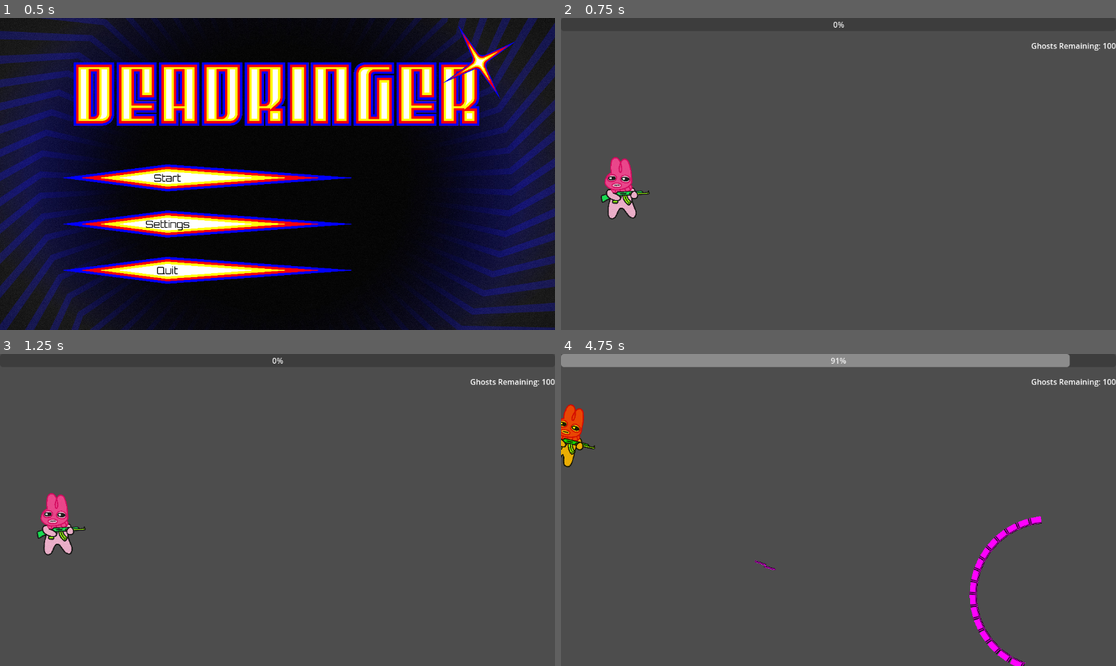
Above: before the commit, frames 1-4 (two rows, left to right).
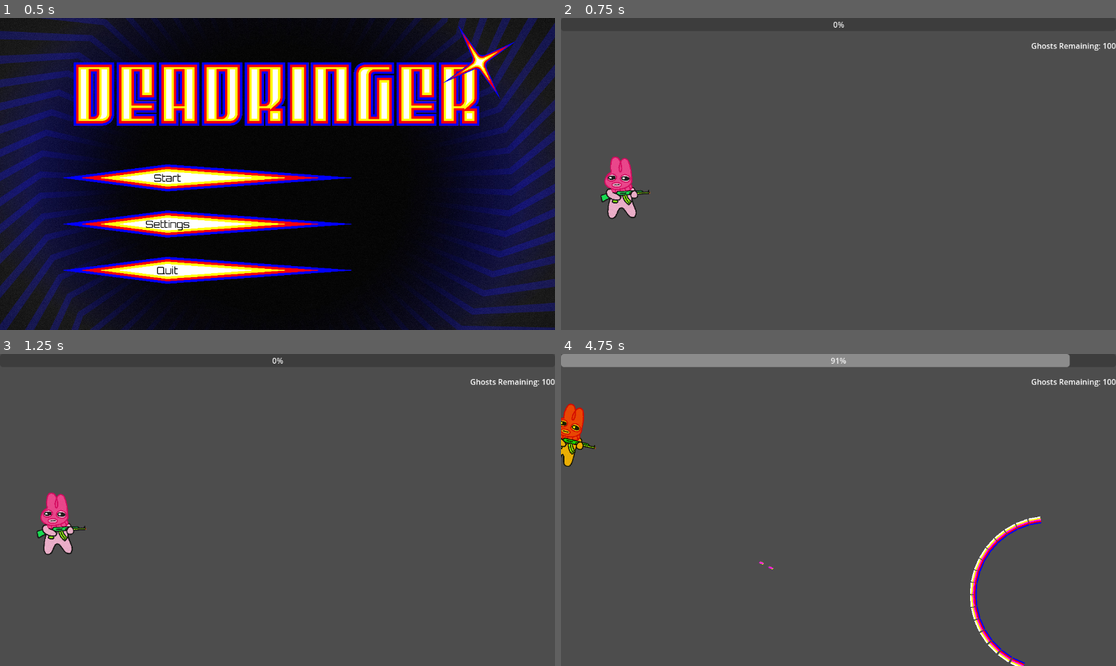
Above: after the commit, the same moments.

Repository: NovaTome/ntgamejam2025
Game: Godot game, scene res://Scenes/root.tscn
Same seed, same stepped clock (60 frames per second), same inputs: the game is played once before the commit and once after it. The engine's default icon, where the game draws it, is replaced by a stand-in: a white triangle on a blue panel in a dark square.
Inputs (mouse positions are in pixels of both pictures, inside the frame that each line leads up to):
- Up to frame 1 (0.5 s): no input
- Up to frame 2 (0.75 s): click "Start" at 0.5 s
- Up to frame 3 (1.25 s): no input
- Up to frame 4 (4.75 s): tap Enter at 1.25 s; move the mouse to (960, 494) at 1.27 s; hold D (right) 1.28-2.03 s; tap Space (fire) at 1.35, 3.5, 3.6 s; click (960, 494) at 1.42 s; move the mouse to (727, 525) at 2.02 s; hold S (down) 2.03-2.78 s; tap R (ring) at 2.1 s; move the mouse to (894, 441) at 2.77 s; hold D (right) 2.78-3.53 s; hold X (spawn) 2.78-3.53 s; move the mouse to (810, 572) at 3.52 s; hold W (up) 3.53-4.28 s; click (810, 572) at 3.67 s; move the mouse to (1005, 556) at 4.27 s; hold A (left) from 4.28 s (still down); hold R (ring) from 4.28 s (still down)

Frame 1 is identical in both runs. In frame 2, 0.3% of the frame differs, in the area x 7-17%, y 44-65%; in frame 3, 0.3%; in frame 4, 1.0%, in the area x 0-87%, y 15-100%.

Commit message:
Implement textures

Diff:
--- /dev/null
+++ b/Assets/Player/ghost.tres
@@ -0,0 +1,34 @@
+[gd_resource type="SpriteFrames" load_steps=5 format=3 uid="uid://xccyeoay8wel"]
+
+[ext_resource type="Texture2D" uid="uid://7mcbfvs0ljrx" path="res://Assets/Player/ghost_1.png" id="1_bctpq"]
+[ext_resource type="Texture2D" uid="uid://o6y0revspa7y" path="res://Assets/Player/ghost_2.png" id="2_ti5jv"]
+[ext_resource type="Texture2D" uid="uid://bckr0jajykrmo" path="res://Assets/Player/ghost_3.png" id="3_3w8d6"]
+[ext_resource type="Texture2D" uid="uid://bcnucovuha5he" path="res://Assets/Player/ghost_4.png" id="4_rppjl"]
+
+[resource]
+animations = [{
+"frames": [{
+"duration": 1.0,
+"texture": ExtResource("1_bctpq")
+}],
+"loop": true,
+"name": &"default",
+"speed": 5.0
+}, {
+"frames": [{
+"duration": 1.0,
+"texture": ExtResource("1_bctpq")
+}, {
+"duration": 1.0,
+"texture": ExtResource("2_ti5jv")
+}, {
+"duration": 1.0,
+"texture": ExtResource("3_3w8d6")
+}, {
+"duration": 1.0,
+"texture": ExtResource("4_rppjl")
+}],
+"loop": true,
+"name": &"walk",
+"speed": 10.0
+}]
--- a/Assets/Player/player.tres
+++ b/Assets/Player/player.tres
@@ -1,9 +1,9 @@
 [gd_resource type="SpriteFrames" load_steps=5 format=3 uid="uid://c872k3nc7g11i"]
 
-[ext_resource type="Texture2D" uid="uid://b232ubteuey8b" path="res://Assets/Player/player_1.webp" id="1_1j7io"]
-[ext_resource type="Texture2D" uid="uid://cvxv6v55sn7nu" path="res://Assets/Player/player_2.webp" id="2_7ca2a"]
-[ext_resource type="Texture2D" uid="uid://dk1x7drvsvref" path="res://Assets/Player/player_3.webp" id="3_nmsjy"]
-[ext_resource type="Texture2D" uid="uid://m2cgp284o1fo" path="res://Assets/Player/player_4.webp" id="4_mmeju"]
+[ext_resource type="Texture2D" uid="uid://bo3ijn066enh7" path="res://Assets/Player/player_1.png" id="1_1j7io"]
+[ext_resource type="Texture2D" uid="uid://dvnlpc7i0mhuh" path="res://Assets/Player/player_2.png" id="2_7ca2a"]
+[ext_resource type="Texture2D" uid="uid://cpd7wiy80125" path="res://Assets/Player/player_3.png" id="3_nmsjy"]
+[ext_resource type="Texture2D" uid="uid://dldexapndtblj" path="res://Assets/Player/player_4.png" id="4_mmeju"]
 
 [resource]
 animations = [{
--- a/Scenes/Entities/Enemies/boss_crystal.tscn
+++ b/Scenes/Entities/Enemies/boss_crystal.tscn
@@ -1,18 +1,17 @@
 [gd_scene load_steps=4 format=3 uid="uid://dvlcs37t47aqg"]
 
 [ext_resource type="Script" uid="uid://cnkvqnk8ihbg8" path="res://Scripts/Entities/Enemies/boss_crystal.gd" id="1_0ple7"]
-
-[sub_resource type="PlaceholderTexture2D" id="PlaceholderTexture2D_12m4r"]
-size = Vector2(50, 50)
+[ext_resource type="Texture2D" uid="uid://b8jos07am25x2" path="res://Assets/boss_crystal.png" id="2_12m4r"]
 
 [sub_resource type="RectangleShape2D" id="RectangleShape2D_jw1k5"]
-size = Vector2(50, 50)
+size = Vector2(50, 120)
 
 [node name="BossCrystal" type="StaticBody2D"]
 script = ExtResource("1_0ple7")
 
 [node name="Sprite2D" type="Sprite2D" parent="."]
-texture = SubResource("PlaceholderTexture2D_12m4r")
+scale = Vector2(0.112963, 0.112963)
+texture = ExtResource("2_12m4r")
 
 [node name="CollisionShape2D" type="CollisionShape2D" parent="."]
 shape = SubResource("RectangleShape2D_jw1k5")
--- /dev/null
+++ b/Scenes/Entities/Projectiles/player_projectile.tscn
@@ -0,0 +1,15 @@
+[gd_scene load_steps=3 format=3 uid="uid://708eks8vanh"]
+
+[ext_resource type="PackedScene" uid="uid://b3ifmidv1nnnd" path="res://Scenes/Entities/projectile.tscn" id="1_qx7xc"]
+[ext_resource type="Texture2D" uid="uid://cbtglpxb0kn4j" path="res://Assets/Projectile/PlayerBullet-01.png" id="2_2dlm4"]
+
+[node name="Projectile" instance=ExtResource("1_qx7xc")]
+type = 3
+
+[node name="Sprite2D" parent="." index="0"]
+scale = Vector2(0.01, 0.01)
+texture = ExtResource("2_2dlm4")
+
+[node name="VisibleOnScreenNotifier2D" parent="." index="2"]
+position = Vector2(-2.38419e-07, 4.76837e-07)
+scale = Vector2(0.6, 0.2)
--- a/Scenes/Entities/ghost.tscn
+++ b/Scenes/Entities/ghost.tscn
@@ -1,7 +1,7 @@
 [gd_scene load_steps=7 format=3 uid="uid://bqvhoyc8hm3u0"]
 
 [ext_resource type="Script" uid="uid://dxiilpwi3l5r5" path="res://Scripts/Entities/ghost.gd" id="1_e3r4w"]
-[ext_resource type="SpriteFrames" uid="uid://c872k3nc7g11i" path="res://Assets/Player/player.tres" id="2_tepbg"]
+[ext_resource type="SpriteFrames" uid="uid://xccyeoay8wel" path="res://Assets/Player/ghost.tres" id="2_tepbg"]
 [ext_resource type="PackedScene" uid="uid://btvl2e15nmict" path="res://Scenes/Entities/command_node.tscn" id="3_nm3md"]
 [ext_resource type="PackedScene" uid="uid://dxtlhaoalm7os" path="res://Scenes/Entities/Attacks/bullet_source.tscn" id="4_aqrip"]
 [ext_resource type="PackedScene" uid="uid://b3ifmidv1nnnd" path="res://Scenes/Entities/projectile.tscn" id="5_tepbg"]
@@ -15,7 +15,7 @@
 script = ExtResource("1_e3r4w")
 
 [node name="Sprite2D" type="AnimatedSprite2D" parent="."]
-scale = Vector2(0.104, 0.104)
+scale = Vector2(0.0698046, 0.0698046)
 sprite_frames = ExtResource("2_tepbg")
 
 [node name="CollisionShape2D" type="CollisionShape2D" parent="."]
@@ -33,7 +33,7 @@
 autostart = true
 
 [node name="BulletSource" parent="." instance=ExtResource("4_aqrip")]
-position = Vector2(50, 14)
+position = Vector2(52, 14)
 projectile = ExtResource("5_tepbg")
 projectile_type = 4
 
--- a/Scenes/Entities/player.tscn
+++ b/Scenes/Entities/player.tscn
@@ -4,32 +4,32 @@
 [ext_resource type="SpriteFrames" uid="uid://c872k3nc7g11i" path="res://Assets/Player/player.tres" id="2_a1rq5"]
 [ext_resource type="PackedScene" uid="uid://btvl2e15nmict" path="res://Scenes/Entities/command_node.tscn" id="3_qbyki"]
 [ext_resource type="PackedScene" uid="uid://dxtlhaoalm7os" path="res://Scenes/Entities/Attacks/bullet_source.tscn" id="4_svftf"]
-[ext_resource type="PackedScene" uid="uid://b3ifmidv1nnnd" path="res://Scenes/Entities/projectile.tscn" id="5_a1rq5"]
+[ext_resource type="PackedScene" uid="uid://708eks8vanh" path="res://Scenes/Entities/Projectiles/player_projectile.tscn" id="5_a1rq5"]
 
 [sub_resource type="RectangleShape2D" id="RectangleShape2D_pq8q7"]
-size = Vector2(70, 128)
+size = Vector2(70, 129)
 
 [node name="Player" type="CharacterBody2D"]
 z_index = 1
 collision_mask = 0
 script = ExtResource("1_cvnsp")
+speed = null
 
 [node name="Sprite2D" type="AnimatedSprite2D" parent="."]
-position = Vector2(0, 1)
-scale = Vector2(0.103571, 0.103571)
+scale = Vector2(0.07, 0.07)
 sprite_frames = ExtResource("2_a1rq5")
 frame_progress = 0.812568
 metadata/_edit_lock_ = true
 
 [node name="CollisionShape2D" type="CollisionShape2D" parent="."]
-position = Vector2(-7, 4)
+position = Vector2(-7, 3.5)
 shape = SubResource("RectangleShape2D_pq8q7")
 
 [node name="CommandNode" parent="." node_paths=PackedStringArray("character") instance=ExtResource("3_qbyki")]
 character = NodePath("..")
 
 [node name="BulletSource" parent="." instance=ExtResource("4_svftf")]
-position = Vector2(50, 15)
+position = Vector2(52, 14)
 scale = Vector2(40110.9, -50.7781)
 projectile = ExtResource("5_a1rq5")
 projectile_type = 3
--- a/Scenes/Entities/projectile.tscn
+++ b/Scenes/Entities/projectile.tscn
@@ -6,7 +6,7 @@
 size = Vector2(24, 4)
 
 [sub_resource type="RectangleShape2D" id="RectangleShape2D_5iamj"]
-size = Vector2(24, 4)
+size = Vector2(12, 4)
 
 [node name="Projectile" type="Area2D"]
 collision_layer = 7
--- a/Scenes/Entities/square_projectile.tscn
+++ b/Scenes/Entities/square_projectile.tscn
@@ -1,9 +1,7 @@
 [gd_scene load_steps=4 format=3 uid="uid://vb6igl0gyj4p"]
 
 [ext_resource type="PackedScene" uid="uid://b3ifmidv1nnnd" path="res://Scenes/Entities/projectile.tscn" id="1_mhhm8"]
-
-[sub_resource type="PlaceholderTexture2D" id="PlaceholderTexture2D_vdcd4"]
-size = Vector2(15, 15)
+[ext_resource type="Texture2D" uid="uid://lorksspxn4ta" path="res://Assets/Projectile/Wave-01.png" id="2_vdcd4"]
 
 [sub_resource type="RectangleShape2D" id="RectangleShape2D_6tkoc"]
 size = Vector2(14, 14)
@@ -11,7 +9,8 @@
 [node name="SquareProjectile" instance=ExtResource("1_mhhm8")]
 
 [node name="Sprite2D" parent="." index="0"]
-texture = SubResource("PlaceholderTexture2D_vdcd4")
+scale = Vector2(0.11, 0.11)
+texture = ExtResource("2_vdcd4")
 
 [node name="CollisionShape2D" parent="." index="1"]
 shape = SubResource("RectangleShape2D_6tkoc")
--- a/Scripts/Entities/projectile.gd
+++ b/Scripts/Entities/projectile.gd
@@ -1,5 +1,8 @@
 extends Area2D
 class_name Projectile
+
+@export var playerBullet:Texture = preload("res://Assets/Projectile/PlayerBullet-01.png")
+
 
 enum TYPES {
 	REGULAR, #No homing, ghosts can block
Binary file added: Assets/Player/4.png
Not shown, changed: Assets/Player/4.png.import
Binary file added: Assets/Player/ghost_1.png
Not shown, added: Assets/Player/ghost_1.png.import
Binary file added: Assets/Player/ghost_2.png
Not shown, added: Assets/Player/ghost_2.png.import
Binary file added: Assets/Player/ghost_3.png
Not shown, changed: Assets/Player/ghost_3.png.import
Binary file added: Assets/Player/ghost_4.png
Not shown, added: Assets/Player/ghost_4.png.import
Binary file added: Assets/Player/player_1.png
Not shown, added: Assets/Player/player_1.png.import
(and 16 more such lines)
